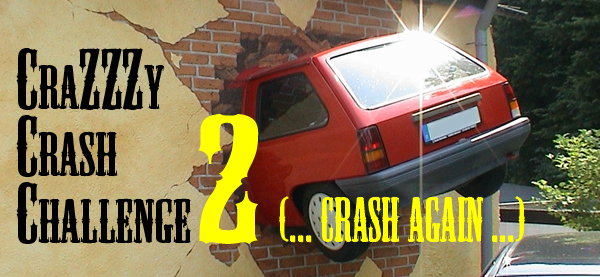
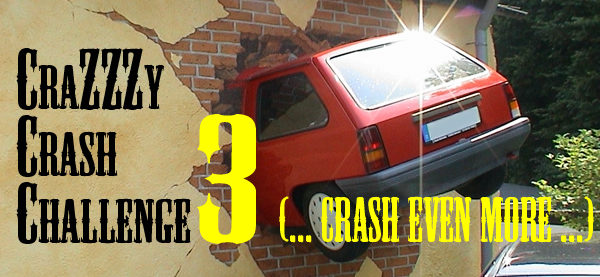
Revision of a layered 600 × 277 image; what changed, layer by layer:
added layer "(... Crash EVEN MORE ...)" above "#3" over box(407, 196, 594, 243)
added layer "#3" above "(... Crash again ...)" over box(197, 113, 256, 244)
hid "(... Crash again ...)" over box(407, 196, 525, 243)
hid "#2" over box(198, 113, 259, 244)
